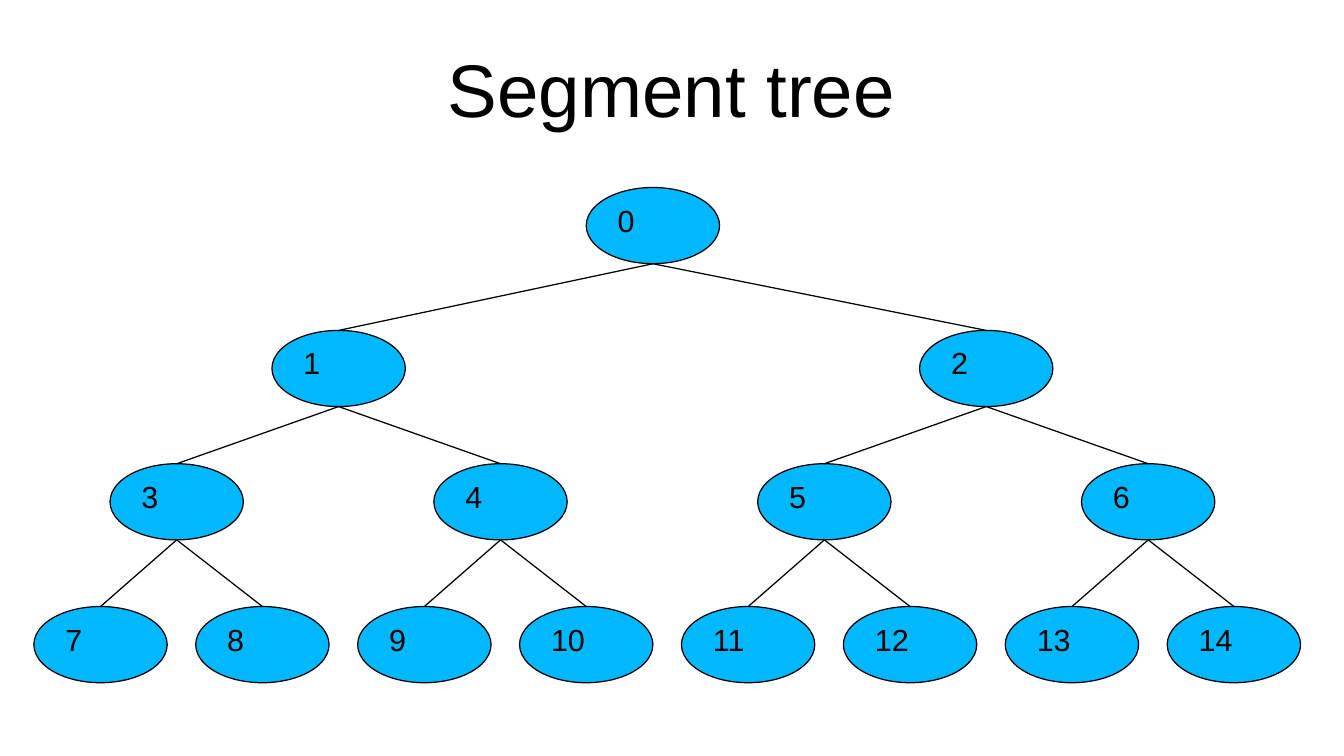
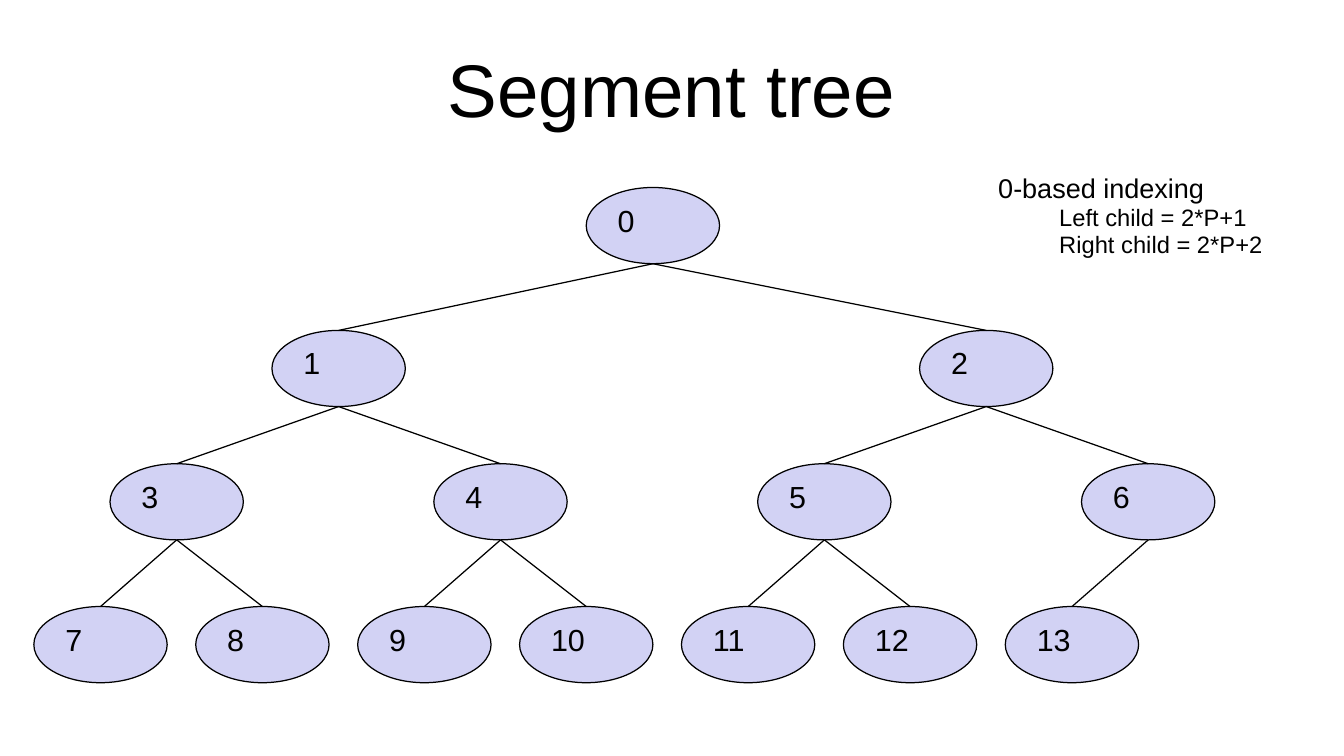
Before and after one commit to kindaichinisan/CompetitiveProgramming, a slide deck: slide 83 of MyCode/competitive_programming.ppt (slide 81 before the commit). Drawn at 1344x756 pixels with LibreOffice and Linux fonts; fonts in the diff are those of the drawing. Boxes give left, top, right and bottom in pixels: in the first picture for what was removed or moved away, otherwise in the second. Text is boxed around its words. In the diff, an @@ line names an element or a change of style, - is before the commit and + after.

Commit message:
solve leetcode 3762. update SegmentTree coding.

```diff
--- a/MyCode/competitive_programming.ppt
+++ b/MyCode/competitive_programming.ppt
@@ text added at (998, 178, 1262, 258), 14 pt, text #000000 @@
+0-based indexing
+  Left child = 2*P+1
+  Right child = 2*P+2
@@ fill #00B8FF to #D2D2F4 in 14 elements at (34, 607, 167, 684), (196, 607, 329, 684), (357, 607, 490, 684), (520, 607, 652, 684), (682, 607, 815, 684), (844, 607, 977, 684), (1006, 607, 1139, 684), (110, 463, 243, 539), (759, 463, 892, 539), (434, 463, 567, 539), (1082, 463, 1215, 539), (272, 331, 405, 406), (920, 331, 1053, 406), (587, 188, 720, 265) @@
@@ line removed from (1149, 540) to (1234, 607) @@
@@ ellipse removed at (1167, 607, 1300, 684) @@
-14
```
Also in this commit, not shown: 1 other slide changed, 26 slides added, 7 other files.
